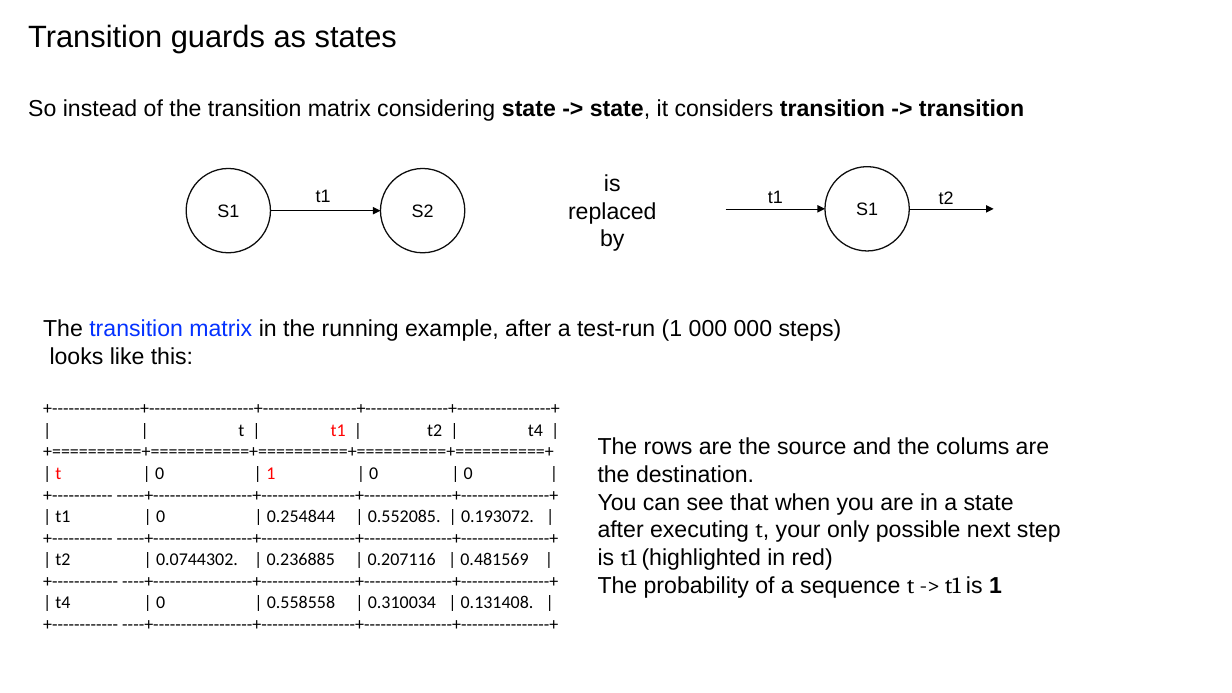
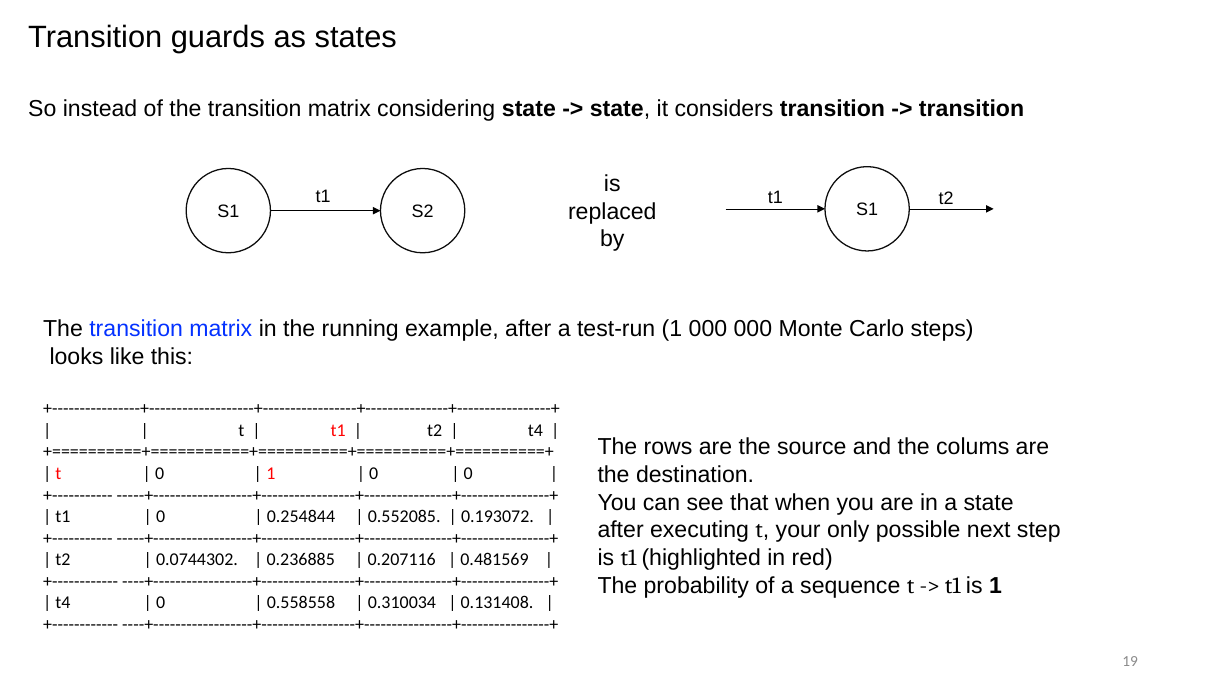
Before and after one commit to cubicle-model-checker/cubicle, a slide deck: slide 19 of mcmc_method.pptx. Drawn at 1232x693 pixels with LibreOffice and Linux fonts; fonts in the diff are those of the drawing. Boxes give left, top, right and bottom in pixels: in the first picture for what was removed or moved away, otherwise in the second. Text is boxed around its words. In the diff, an @@ line names an element or a change of style, - is before the commit and + after.

Commit message:
finished summary, unfinished examples

```diff
--- a/mcmc_method.pptx
+++ b/mcmc_method.pptx
@@ text at (x1=43, y1=319, x2=974, y2=341): text changed @@
-The transition matrix in the running example, after a test-run (1 000 000 steps)
+The transition matrix in the running example, after a test-run (1 000 000 Monte Carlo steps)
@@ page number added at (x1=1122, y1=656, x2=1138, y2=666), 12 pt, text #8C8C8C @@
+19
```
Also in this commit, not shown: 23 other slides changed, 6 slides added.
